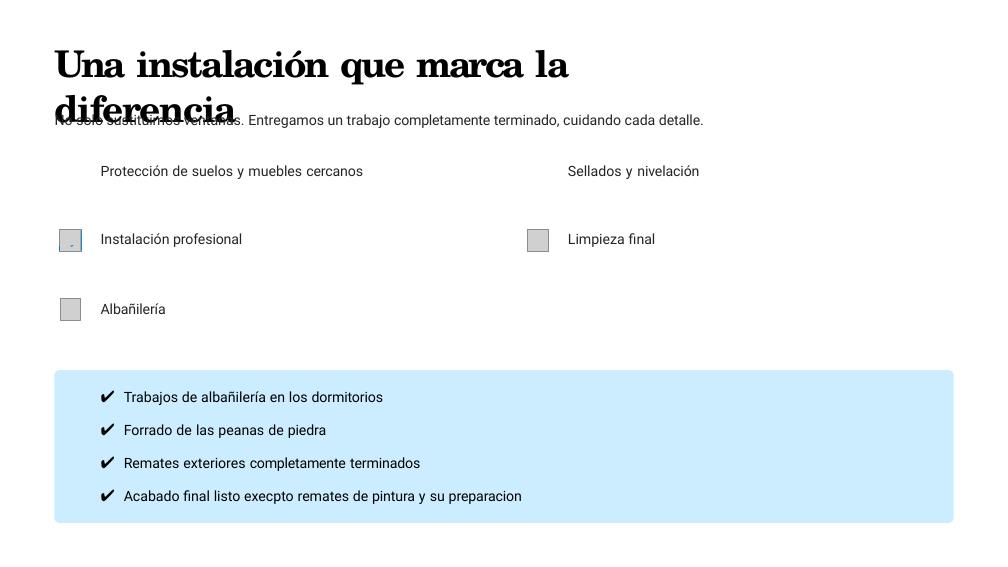
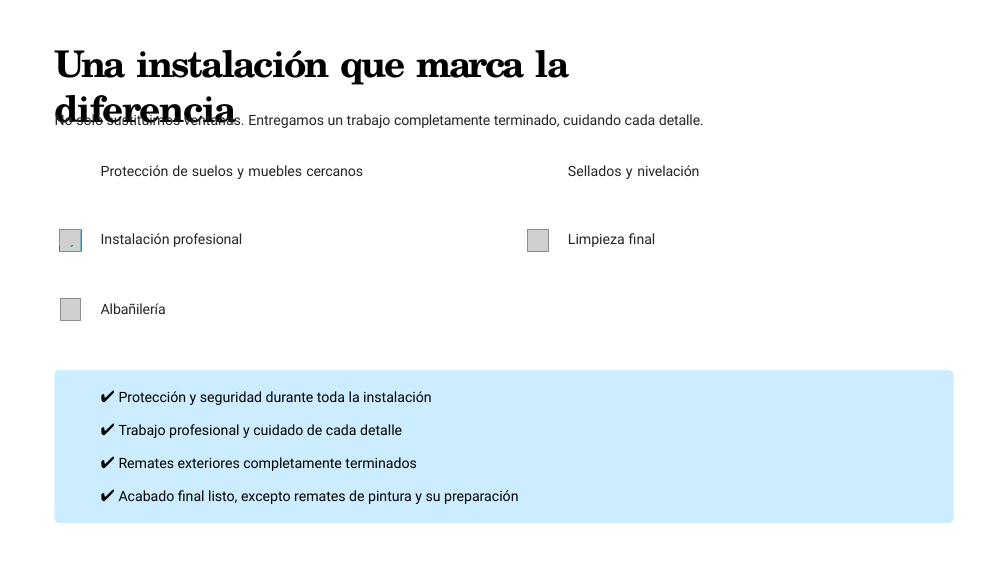
Before and after one commit to albertomx2/smartvitra-automation, a slide deck: slide 4 of experiments/pptx_template/input/template.pptx. Drawn at 1008x567 pixels with LibreOffice and Linux fonts; fonts in the diff are those of the drawing; grey boxes stand for pictures; background and template pictures are left out. Boxes give left, top, right and bottom in pixels: in the first picture for what was removed or moved away, otherwise in the second. Text is boxed around its words. In the diff, an @@ line names an element or a change of style, - is before the commit and + after.

```diff
--- a/experiments/pptx_template/input/template.pptx
+++ b/experiments/pptx_template/input/template.pptx
@@ text at (x1=119, y1=391, x2=432, y2=438): text changed @@
-✔ Trabajos de albañilería en los dormitorios
-✔ Forrado de las peanas de piedra
+✔ Protección y seguridad durante toda la instalación
+✔ Trabajo profesional y cuidado de cada detalle
@@ text at (x1=119, y1=457, x2=416, y2=471): letter spacing 5 to 0 pt in "✔"; letter spacing -0.2 to 0 pt in "completamente"; letter spacing -0.1 to 0 pt in "terminados" @@
@@ text at (x1=119, y1=490, x2=519, y2=504): text changed @@
-✔ Acabado final listo execpto remates de pintura y su preparacion
+✔ Acabado final listo, excepto remates de pintura y su preparación
```
Also in this commit, not shown: 1 other slide changed, 15 other files.
